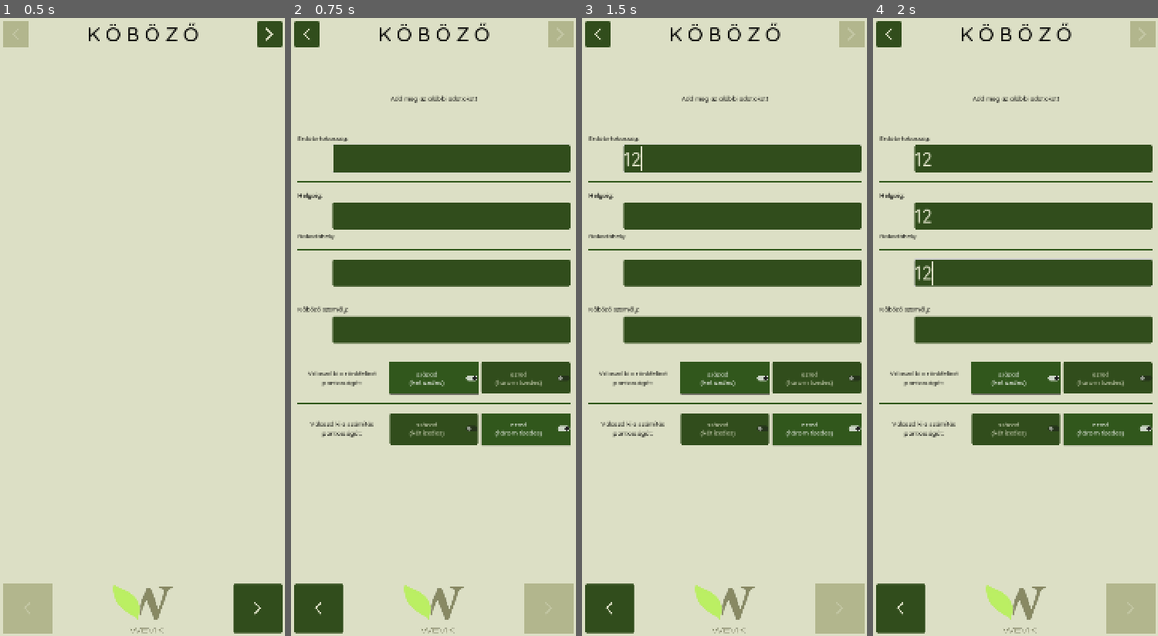
Above: before the commit, frames 1-4 (left to right).
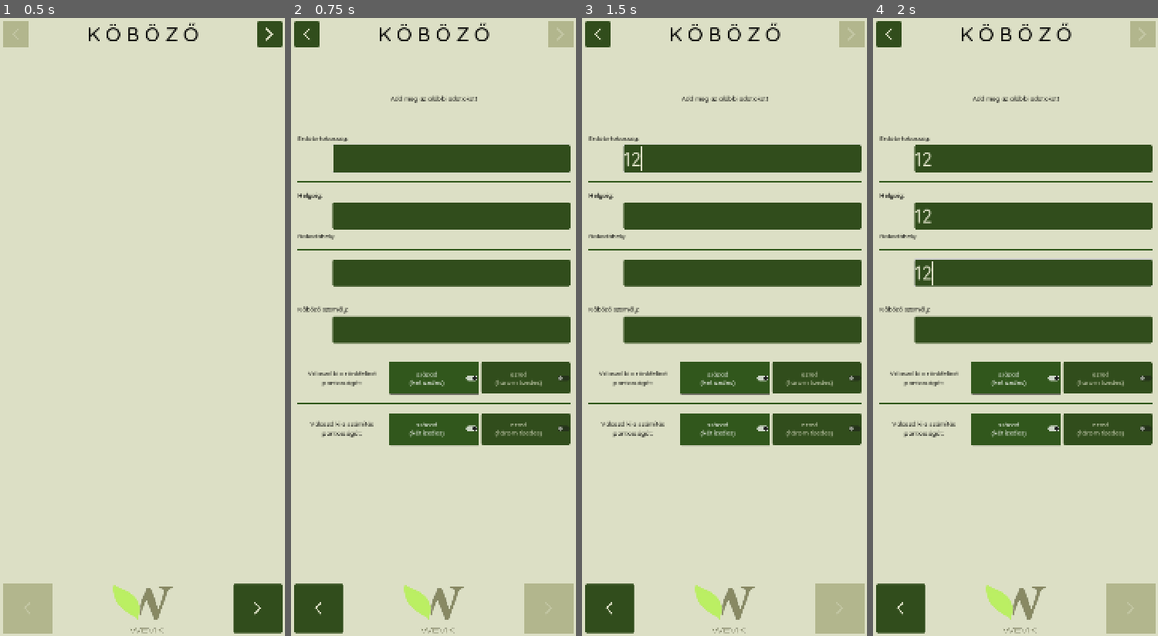
Above: after the commit, the same moments.

Repository: rolika/kob_g
Game: Godot game, scene res://main.tscn
Two runs of this game, one before a commit and one after it. Both use one fixed random seed, a clock stepped at 60 frames per second and the inputs below.
Inputs (mouse positions are in pixels of both pictures, inside the frame that each line leads up to):
- Up to frame 1 (0.5 s): no input
- Up to frame 2 (0.75 s): click (558, 36) at 0.52 s
- Up to frame 3 (1.5 s): click (741, 160) at 1.27 s; type "12" at 1.35 s
- Up to frame 4 (2 s): click (1032, 215) at 1.5 s; type "12" at 1.58 s; click (1032, 271) at 1.73 s; type "12" at 1.82 s

Frame 1 is identical in both runs. In frame 2, 0.2% of the frame differs, in the area x 34-99%, y 64-70%; in frame 3, 0.2%; in frame 4, 0.2%.

Commit message:
default precision is two digits

Diff:
--- a/scripts/pile.gd
+++ b/scripts/pile.gd
@@ -16,7 +16,7 @@
 var index: int = 0
 var timestamp: int = int(Time.get_unix_time_from_system())
 var labeling_precision: int = Precision.TWO_DIGITS
-var calculation_precision: int = Precision.THREE_DIGITS
+var calculation_precision: int = Precision.TWO_DIGITS
 var data_precision: float = 0.01 if calculation_precision == Precision.TWO_DIGITS else 0.001
 var volume_format: String = TWO_DIGIT_FMT if calculation_precision == Precision.TWO_DIGITS else THREE_DIGIT_FMT
 var length_format: String = TWO_DIGIT_FMT
--- a/scripts/precision_h_box.gd
+++ b/scripts/precision_h_box.gd
@@ -14,7 +14,7 @@
         two_digit_check_button.button_pressed = true
     else:
         label.text = "Válaszd ki a számítás pontosságát:"
-        three_digit_check_button.button_pressed = true
+        two_digit_check_button.button_pressed = true
 
 func _on_two_digit_check_button_toggled(toggled_on: bool) -> void:
     if toggled_on:
--- a/scripts/session.gd
+++ b/scripts/session.gd
@@ -4,7 +4,7 @@
 
 func _ready() -> void:
     $VBoxContainer/CompanyLineEdit.call_deferred("grab_focus")
-    $VBoxContainer/PrecisionLabeling.init()
+    $VBoxContainer/PrecisionLabeling.init(PrecisionHBox.LABELING)
     $VBoxContainer/PrecisionCalculation.init(PrecisionHBox.CALCULATION)
 
 func _on_company_line_edit_text_changed(new_text: String) -> void:
